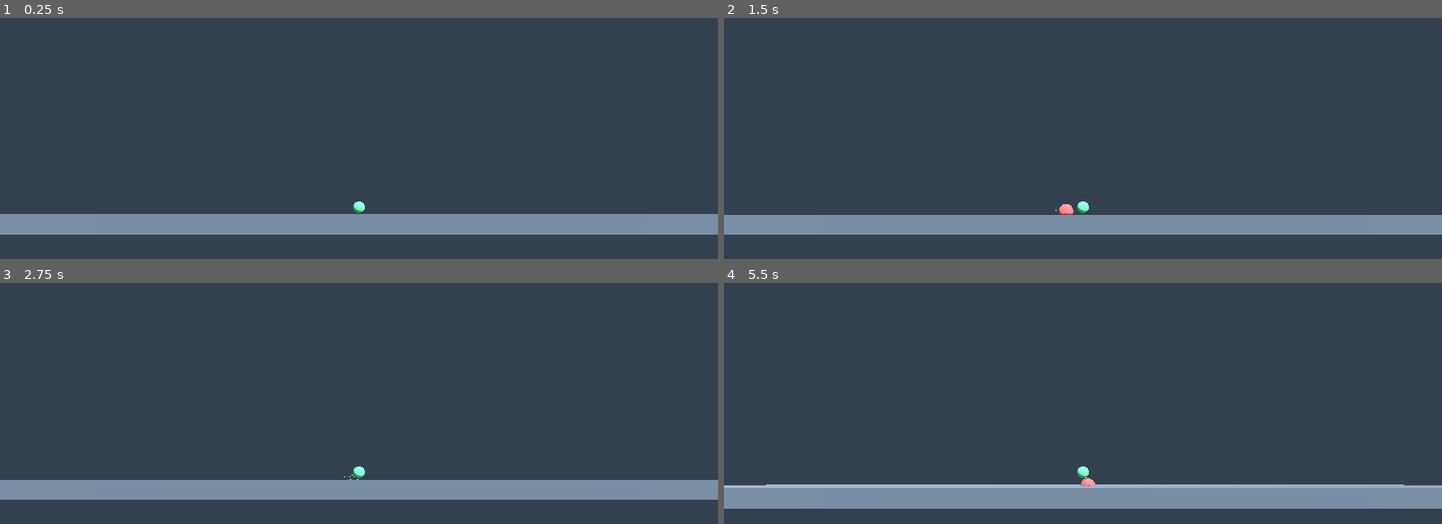
Above: before the commit, frames 1-4 (two rows, left to right).
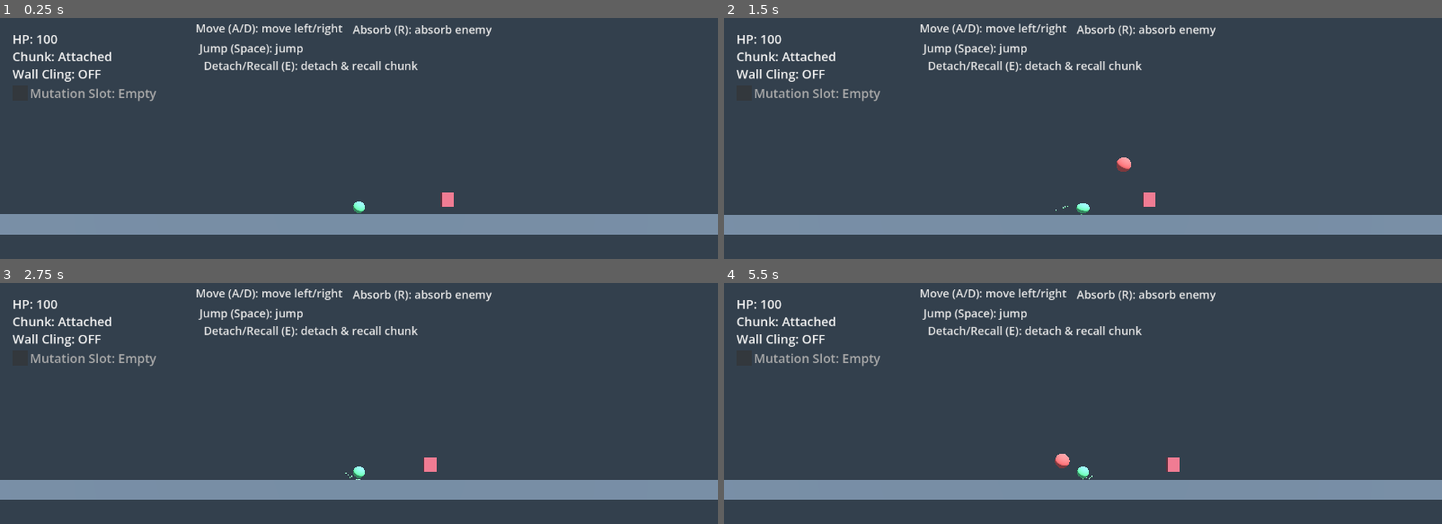
Above: after the commit, the same moments.

Repository: laazer/blobert
Game: Godot game, scene res://scenes/test_movement_3d.tscn
Same seed, same stepped clock (60 frames per second), same inputs: the game is played once before the commit and once after it.
Inputs (mouse positions are in pixels of both pictures, inside the frame that each line leads up to):
- Up to frame 1 (0.25 s): no input
- Up to frame 2 (1.5 s): tap Enter at 0.5 s; move the mouse to (1240, 193) at 0.52 s; hold D (move_right) 0.53-1.28 s; tap R (absorb) at 0.6 s; tap Space (jump) at 0.77 s; tap E (detach) at 0.8, 1.35 s; move the mouse to (939, 234) at 1.27 s; hold A (move_left) from 1.28 s (still down)
- Up to frame 3 (2.75 s): tap Space (jump) at 1.52 s; tap F (infect) at 1.55, 2.1 s; move the mouse to (430, 391) at 2.02 s; release A (move_left) at 2.03 s; hold D (move_right) from 2.03 s (still down); tap R (absorb) at 2.3 s
- Up to frame 4 (5.5 s): move the mouse to (outside the picture) at 2.77 s; tap R (absorb) at 2.85, 4.55, 5.1 s; tap Space (jump) at 3.02, 3.77, 4.52 s; tap E (detach) at 3.05, 3.6, 5.3 s; move the mouse to (outside the picture) at 3.52 s; release D (move_right) at 3.53 s; hold A (move_left) from 3.53 s (still down); tap F (infect) at 3.8, 4.35 s; move the mouse to (867, 417) at 4.27 s; move the mouse to (1118, 480) at 5.02 s

The runs differ from the first frame. In frame 1, 2.6% of the frame differs, in the area x 1-69%, y 2-79%; in frame 2, 2.8%; in frame 3, 2.6%; in frame 4, 9.8%, in the area x 0-100%, y 2-94%.

Commit message:
Detach lob + add enemy back to 3D scene
- Detach: lob chunk with initial velocity (detach_lob_horizontal/upward), spawn offset, unfreeze RigidBody3D
- Add enemy_infection_3d (Area3D, ESM, weaken/infect on chunk, set target on player)
- Add InfectionInteractionHandler and InfectionUI to test_movement_3d; enemy at (6, 0.5, 0)

Diff:
--- /dev/null
+++ b/scenes/enemy_infection_3d.tscn
@@ -0,0 +1,28 @@
+[gd_scene load_steps=5 format=3 uid="uid://bnenemy_infection_3d"]
+
+[ext_resource type="Script" path="res://scripts/enemy_infection_3d.gd" id="1_enemy_3d"]
+
+[sub_resource type="SphereShape3D" id="SphereShape3D_interaction"]
+radius = 1.2
+
+[sub_resource type="BoxMesh" id="BoxMesh_visual"]
+size = Vector3(0.8, 1.0, 0.4)
+
+[sub_resource type="StandardMaterial3D" id="StandardMaterial3D_enemy"]
+albedo_color = Color(0.7, 0.35, 0.4, 1)
+
+[node name="EnemyInfection3D" type="Node3D"]
+script = ExtResource("1_enemy_3d")
+
+[node name="EnemyVisual" type="MeshInstance3D" parent="."]
+transform = Transform3D(1, 0, 0, 0, 1, 0, 0, 0, 1, 0, 0.5, 0)
+material_override = SubResource("StandardMaterial3D_enemy")
+mesh = SubResource("BoxMesh_visual")
+
+[node name="InteractionArea" type="Area3D" parent="."]
+collision_layer = 0
+collision_mask = 1
+
+[node name="CollisionShape3D" type="CollisionShape3D" parent="InteractionArea"]
+transform = Transform3D(1, 0, 0, 0, 1, 0, 0, 0, 1, 0, 0.5, 0)
+shape = SubResource("SphereShape3D_interaction")
--- a/scenes/test_movement_3d.tscn
+++ b/scenes/test_movement_3d.tscn
@@ -1,7 +1,10 @@
-[gd_scene load_steps=8 format=3 uid="uid://ctest3d001"]
+[gd_scene load_steps=11 format=3 uid="uid://ctest3d001"]
 
 [ext_resource type="PackedScene" uid="uid://cplayer3d001" path="res://scenes/player_3d.tscn" id="1_player"]
 [ext_resource type="Script" path="res://scripts/respawn_zone.gd" id="2_respawn"]
+[ext_resource type="Script" path="res://scripts/infection_interaction_handler.gd" id="3_infection_handler"]
+[ext_resource type="PackedScene" uid="uid://bnenemy_infection_3d" path="res://scenes/enemy_infection_3d.tscn" id="4_enemy"]
+[ext_resource type="PackedScene" uid="uid://cgame_ui001" path="res://scenes/game_ui.tscn" id="5_game_ui"]
 
 [sub_resource type="Environment" id="Environment_main"]
 background_mode = 1
@@ -24,6 +27,9 @@
 
 [node name="TestMovement3D" type="Node3D"]
 
+[node name="InfectionInteractionHandler" type="Node" parent="."]
+script = ExtResource("3_infection_handler")
+
 [node name="WorldEnvironment" type="WorldEnvironment" parent="."]
 environment = SubResource("Environment_main")
 
@@ -45,6 +51,11 @@
 [node name="SpawnPosition" type="Marker3D" parent="."]
 transform = Transform3D(1, 0, 0, 0, 1, 0, 0, 0, 1, 0, 0, 0)
 
+[node name="Enemy" parent="." instance=ExtResource("4_enemy")]
+transform = Transform3D(1, 0, 0, 0, 1, 0, 0, 0, 1, 6, 0.5, 0)
+
+[node name="InfectionUI" parent="." instance=ExtResource("5_game_ui")]
+
 [node name="RespawnZone" type="Area3D" parent="."]
 script = ExtResource("2_respawn")
 spawn_point = NodePath("../SpawnPosition")
--- a/scripts/chunk_3d.gd
+++ b/scripts/chunk_3d.gd
@@ -1,4 +1,5 @@
 # chunk_3d.gd
-# Minimal 3D chunk for detach/recall. Spawned by PlayerController3D; no throw arc for now.
+# 3D chunk for detach/recall. Spawned by PlayerController3D with an initial
+# linear_velocity (lob); RigidBody3D gravity gives the arc. Starts frozen; controller unfreezes on detach.
 
 extends RigidBody3D
--- /dev/null
+++ b/scripts/enemy_infection_3d.gd
@@ -0,0 +1,42 @@
+# enemy_infection_3d.gd
+#
+# 3D engine-integration node for the infection loop: holds an EnemyStateMachine,
+# exposes it to InfectionInteractionHandler for target/absorb, and detects
+# player (for set_target_esm/clear_target) and chunk (for weaken + infect).
+# Same contract as enemy_infection.gd but with Area3D and Node3D.
+
+extends Node3D
+
+var _esm: EnemyStateMachine
+var _handler: InfectionInteractionHandler
+var _area: Area3D
+
+
+func _ready() -> void:
+	_esm = EnemyStateMachine.new()
+	var root: Node = get_parent()
+	if root != null:
+		_handler = root.get_node_or_null("InfectionInteractionHandler") as InfectionInteractionHandler
+	_area = get_node_or_null("InteractionArea") as Area3D
+	if _area != null:
+		_area.body_entered.connect(_on_body_entered)
+		_area.body_exited.connect(_on_body_exited)
+
+
+func get_esm() -> EnemyStateMachine:
+	return _esm
+
+
+func _on_body_entered(body: Node3D) -> void:
+	if body.is_in_group("player"):
+		if _handler != null:
+			_handler.set_target_esm(_esm)
+	if body.is_in_group("chunk"):
+		_esm.apply_weaken_event()
+		_esm.apply_infection_event()
+
+
+func _on_body_exited(body: Node3D) -> void:
+	if body.is_in_group("player"):
+		if _handler != null:
+			_handler.clear_target()
--- a/scripts/player_controller_3d.gd
+++ b/scripts/player_controller_3d.gd
@@ -36,6 +36,12 @@
 @export var max_cling_time: float = 1.5
 @export var wall_jump_height: float = 100.0
 @export var wall_jump_horizontal_speed: float = 180.0
+
+## Detach lob: initial velocity (m/s) for the chunk when thrown. X = horizontal, Y = upward.
+@export var detach_lob_horizontal: float = 5.0
+@export var detach_lob_upward: float = 8.0
+## Spawn offset (m) in lob direction so chunk clears the player.
+const _DETACH_SPAWN_OFFSET: float = 0.4
 
 ## Game juice: jump stretch (kit jumpStretchSize). Scale applied to SlimeVisual.
 @export var jump_stretch_scale: Vector3 = Vector3(0.85, 1.15, 0.85)
@@ -154,13 +160,20 @@
 	if prev_has_chunk and not _current_state.has_chunk:
 		var chunk: RigidBody3D = _CHUNK_SCENE.instantiate() as RigidBody3D
 		assert(chunk != null, "chunk_3d.tscn root must be RigidBody3D")
-		chunk.global_position = global_position
+		# Lob direction: same as movement, or right if standing still.
+		var lob_dir: float = 1.0
+		if abs(velocity.x) > 0.1:
+			lob_dir = 1.0 if velocity.x > 0.0 else -1.0
+		var spawn_offset: Vector3 = Vector3(lob_dir * _DETACH_SPAWN_OFFSET, 0.0, 0.0)
+		chunk.global_position = global_position + spawn_offset
 		var parent: Node = get_parent()
 		if parent == null:
 			push_error("PlayerController3D: cannot detach chunk — node has no parent")
 		else:
 			parent.add_child(chunk)
 			_chunk_node = chunk
+			chunk.freeze = false
+			chunk.linear_velocity = Vector3(lob_dir * detach_lob_horizontal, detach_lob_upward, 0.0)
 			var am := _get_audio_manager()
 			if am != null and am.detach_sfx != null:
 				am.detach_sfx.play()
Not shown, added: scripts/enemy_infection_3d.gd.uid
